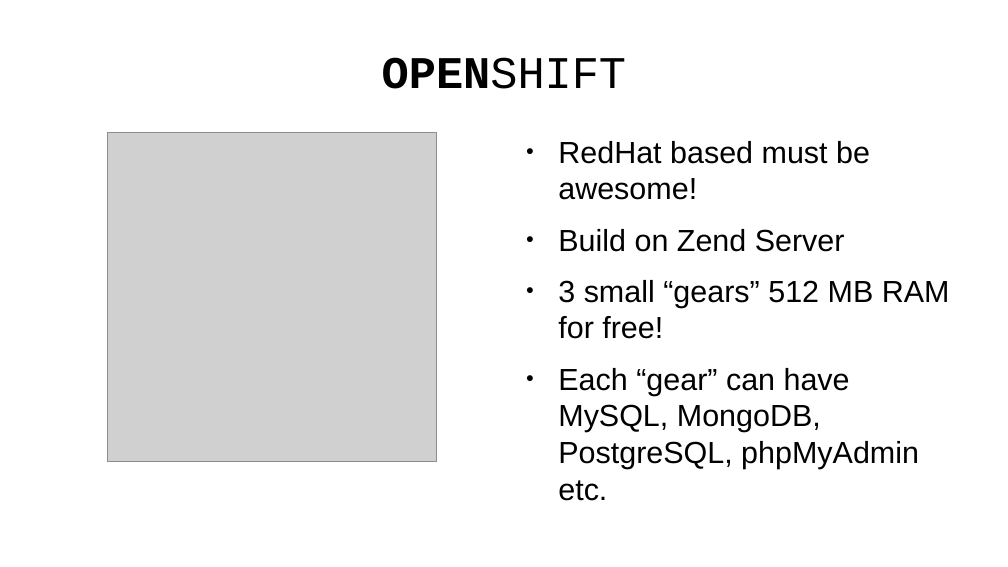
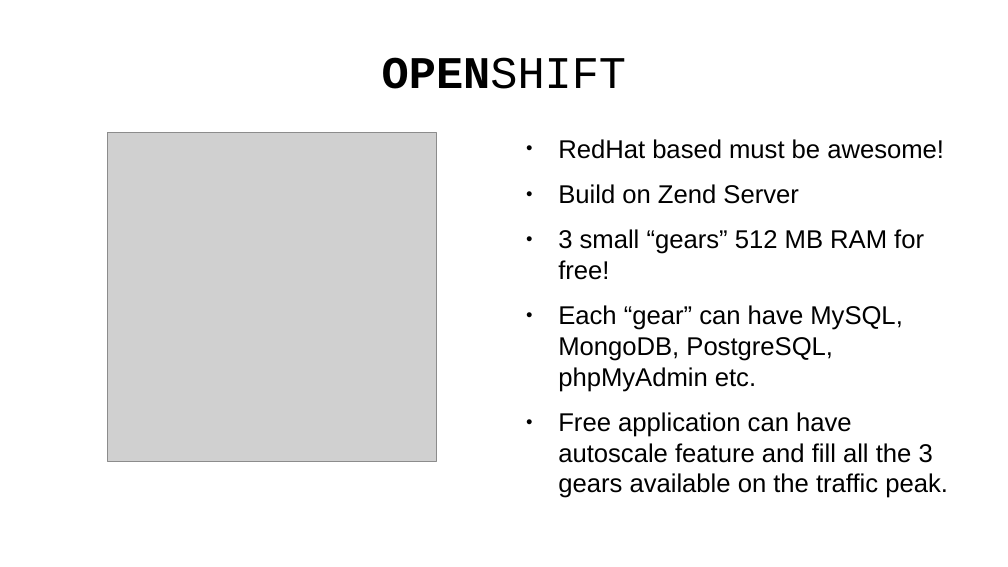
Before and after one commit to emgiezet/meetphp-8, a slide deck: slide 10 of presentation/presentation.odp. Drawn at 1008x567 pixels with LibreOffice and Linux fonts; fonts in the diff are those of the drawing; grey boxes stand for pictures; background and template pictures are left out. Boxes give left, top, right and bottom in pixels: in the first picture for what was removed or moved away, otherwise in the second. Text is boxed around its words. In the diff, an @@ line names an element or a change of style, - is before the commit and + after.

```diff
--- a/presentation/presentation.odp
+++ b/presentation/presentation.odp
@@ text at (558, 139, 944, 392): size 24.1 to 20.1 pt in "RedHat based must be awesome!", "Build on Zend Server", "3 small “gears” 512 MB RAM for ...", "Each “gear” can have MySQL, MongoDB, PostgreSQL, ..." @@
@@ text at (558, 412, 948, 498): paragraph added @@
+● Free application can have autoscale feature and fill all the 3 gears available on the traffic peak.
```
Also in this commit, not shown: 10 other slides changed, 4 slides added, 2 slides removed, 52 other files.
